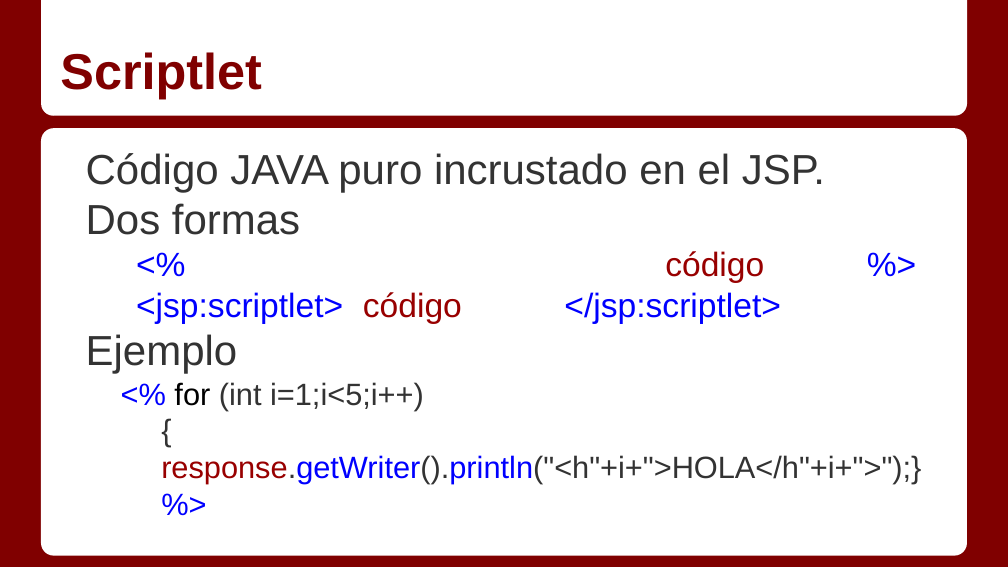
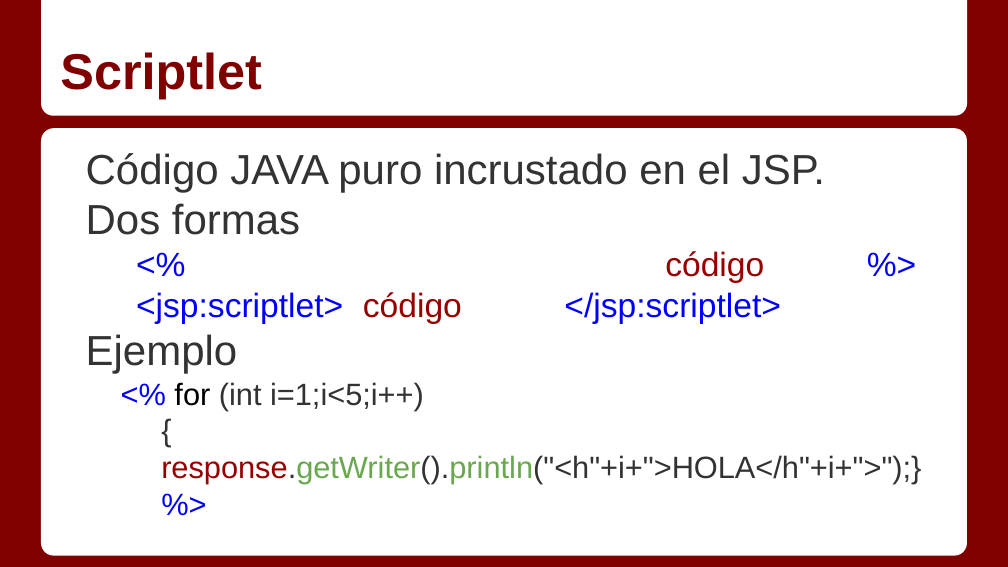
Before and after one commit to Gmuela/Apuntes, a slide deck: slide 8 of Servidor/Temas/2_0 - JSP y JSTL.pptx. Drawn at 1008x567 pixels with LibreOffice and Linux fonts; fonts in the diff are those of the drawing. Boxes give left, top, right and bottom in pixels: in the first picture for what was removed or moved away, otherwise in the second. Text is boxed around its words. In the diff, an @@ line names an element or a change of style, - is before the commit and + after.

```diff
--- a/Servidor/Temas/2_0 - JSP y JSTL.pptx
+++ b/Servidor/Temas/2_0 - JSP y JSTL.pptx
@@ text at (161,382,921,484): text colour #0000FF to #6AA84F in "response.getWriter().println("<h"+i+">HOLA</h"+i+">");}" @@
```
Also in this commit, not shown: 4 other slides changed, 8 other files.
